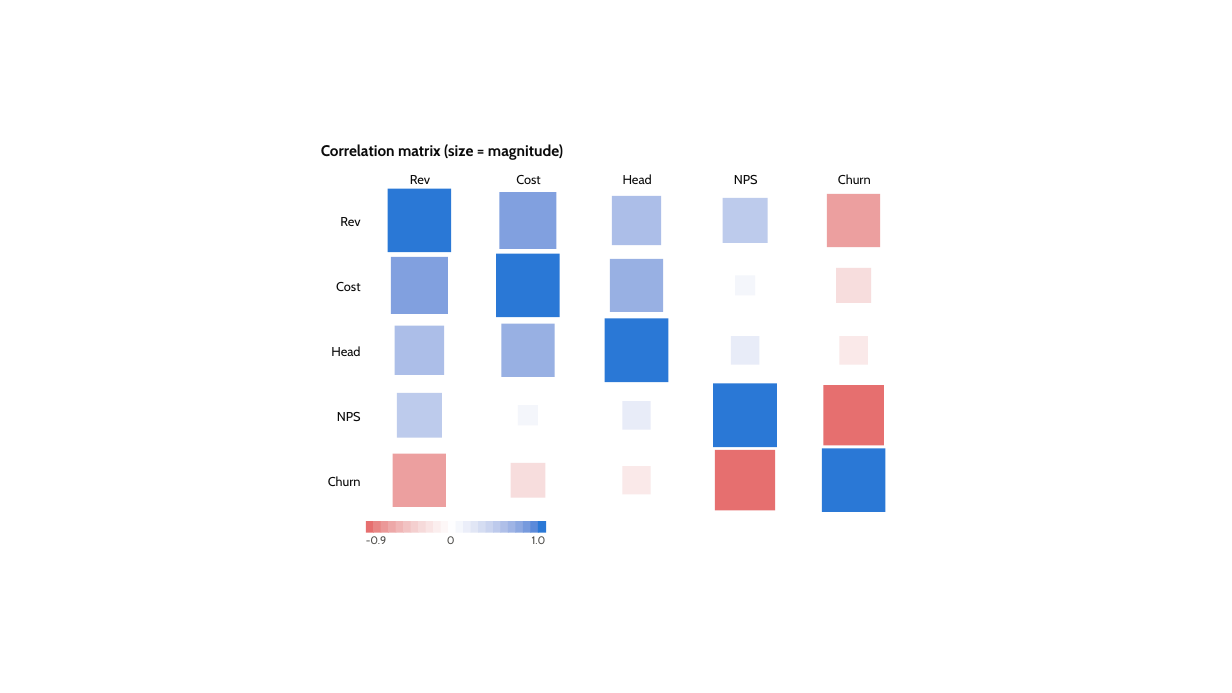
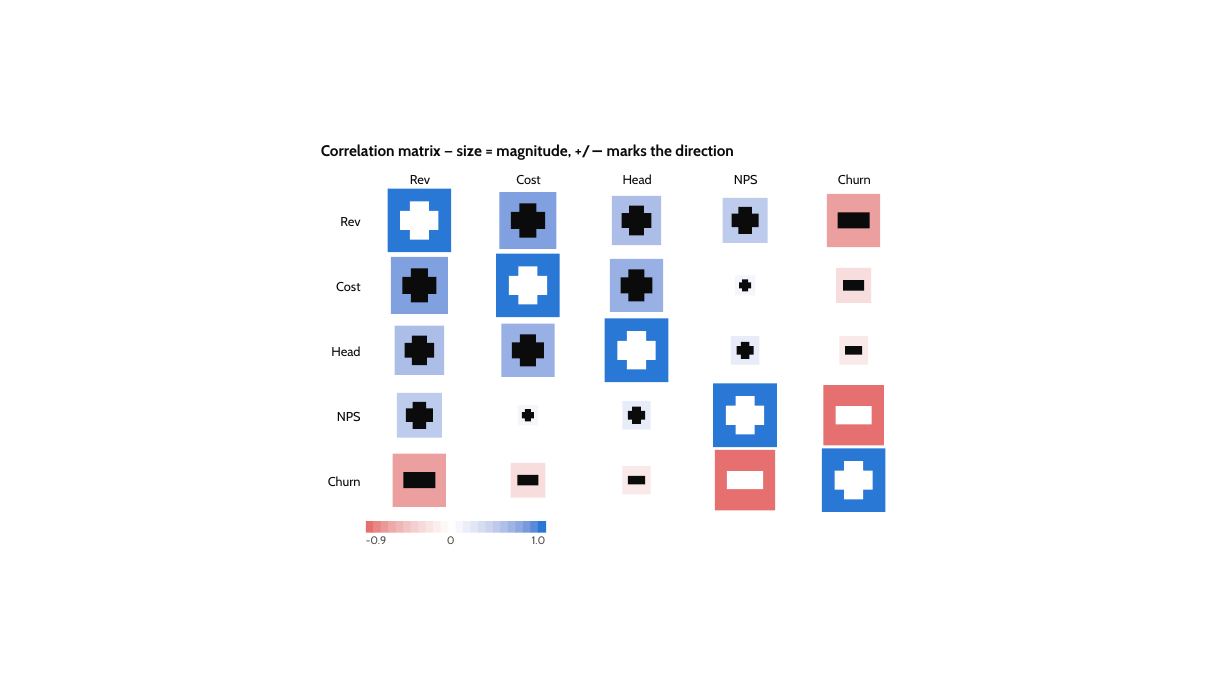
Before and after one commit to dannbleeker/PowerChart, a slide deck: slide 107 of examples/showcase.pptx. Drawn at 1232x693 pixels with LibreOffice and Linux fonts; fonts in the diff are those of the drawing. Boxes give left, top, right and bottom in pixels: in the first picture for what was removed or moved away, otherwise in the second. Text is boxed around its words. In the diff, an @@ line names an element or a change of style, - is before the commit and + after.

```diff
--- a/examples/showcase.pptx
+++ b/examples/showcase.pptx
@@ text at <box>321,144,733,160</box>: text changed @@
-Correlation matrix (size = magnitude)
+Correlation matrix — size = magnitude, +/− marks the direction
@@ plus added at <box>400,201,438,239</box>, fill #FFFFFF @@
@@ plus added at <box>511,203,545,238</box>, fill #0B0B0B @@
@@ plus added at <box>622,206,652,236</box>, fill #0B0B0B @@
@@ plus added at <box>732,207,759,234</box>, fill #0B0B0B @@
@@ rectangle added at <box>838,213,871,228</box>, fill #0B0B0B @@
@@ plus added at <box>402,268,436,302</box>, fill #0B0B0B @@
@@ plus added at <box>509,266,547,304</box>, fill #FFFFFF @@
@@ plus added at <box>621,270,653,302</box>, fill #0B0B0B @@
@@ plus added at <box>739,279,751,291</box>, fill #0B0B0B @@
@@ rectangle added at <box>844,280,865,290</box>, fill #0B0B0B @@
@@ plus added at <box>405,335,434,365</box>, fill #0B0B0B @@
@@ plus added at <box>512,335,544,367</box>, fill #0B0B0B @@
@@ plus added at <box>617,331,655,369</box>, fill #FFFFFF @@
@@ plus added at <box>737,342,753,359</box>, fill #0B0B0B @@
@@ rectangle added at <box>846,347,862,355</box>, fill #0B0B0B @@
@@ plus added at <box>406,402,433,429</box>, fill #0B0B0B @@
@@ plus added at <box>522,409,534,421</box>, fill #0B0B0B @@
@@ plus added at <box>628,407,645,423</box>, fill #0B0B0B @@
@@ plus added at <box>726,396,764,434</box>, fill #FFFFFF @@
@@ rectangle added at <box>836,407,872,425</box>, fill #FFFFFF @@
@@ rectangle added at <box>404,472,436,488</box>, fill #0B0B0B @@
@@ rectangle added at <box>518,475,539,485</box>, fill #0B0B0B @@
@@ rectangle added at <box>628,476,645,484</box>, fill #0B0B0B @@
@@ rectangle added at <box>727,471,763,490</box>, fill #FFFFFF @@
@@ plus added at <box>835,461,872,499</box>, fill #FFFFFF @@
```
Also in this commit, not shown: 11 other files.
